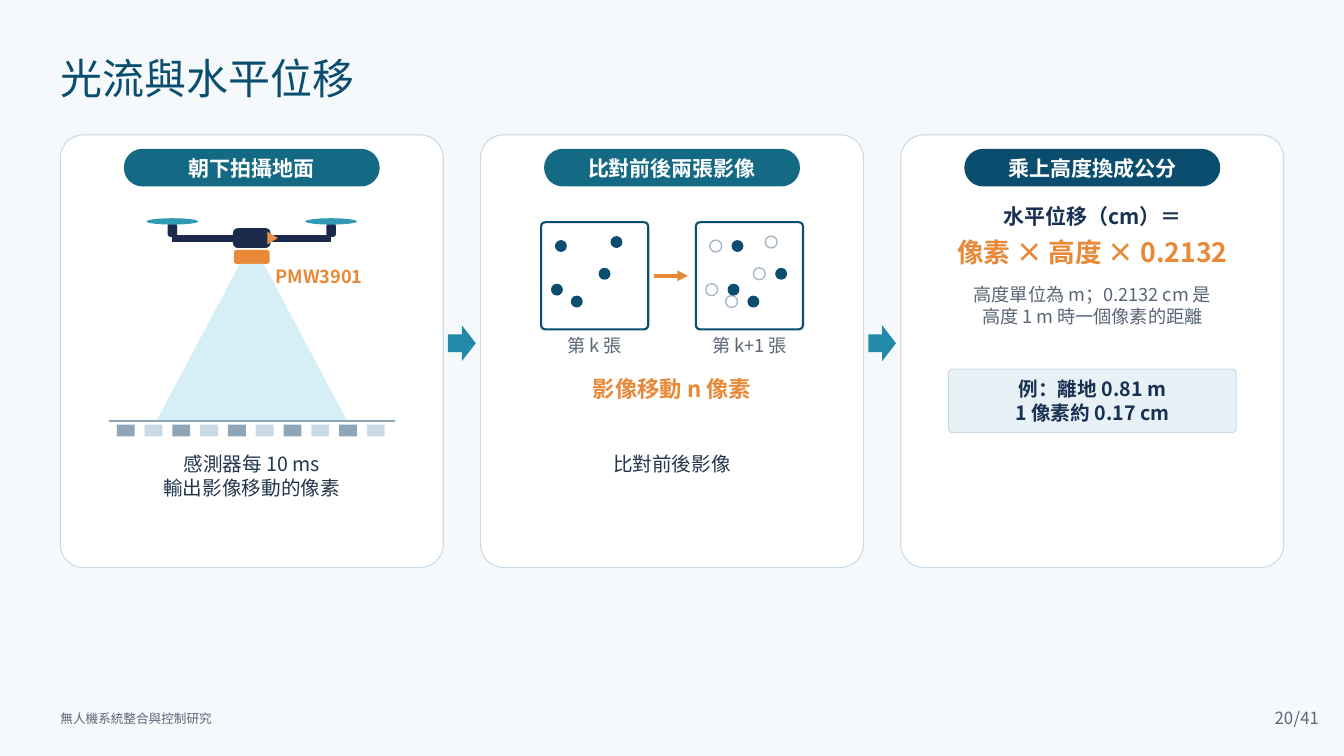
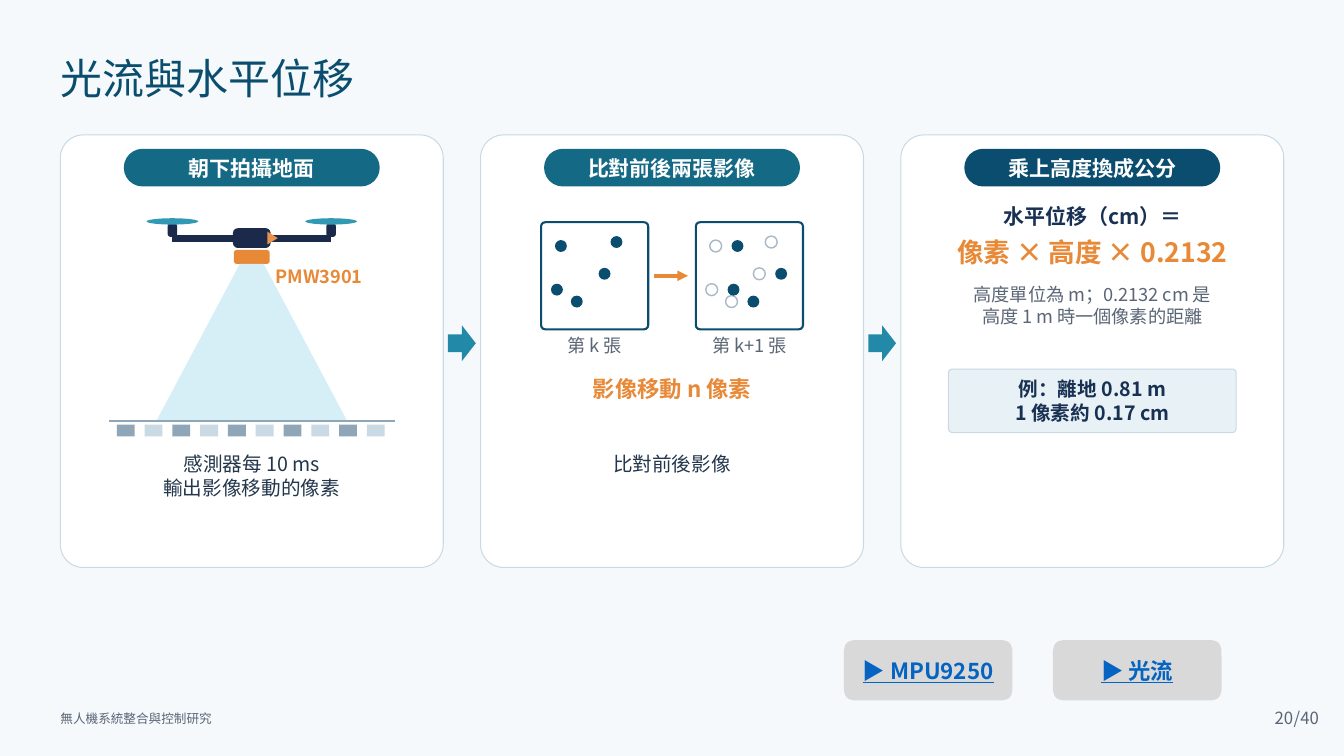
Before and after one commit to lingken1028/-, a slide deck: slide 20 of 無人機系統整合與控制研究_口試簡報 2.pptx. Drawn at 1344x756 pixels with LibreOffice and Linux fonts; fonts in the diff are those of the drawing. Boxes give left, top, right and bottom in pixels: in the first picture for what was removed or moved away, otherwise in the second. Text is boxed around its words. In the diff, an @@ line names an element or a change of style, - is before the commit and + after.

```diff
--- a/無人機系統整合與控制研究_口試簡報 2.pptx
+++ b/無人機系統整合與控制研究_口試簡報 2.pptx
@@ rounded rectangle added at (844, 640, 1012, 701), fill #D9D9D9, 16 pt, text #0563C1, bold, underline @@
+▶ MPU9250
@@ rounded rectangle added at (1054, 640, 1222, 701), fill #D9D9D9, 16 pt, text #0563C1, bold, underline @@
+▶ 光流
@@ text at (1294, 711, 1319, 727): text changed @@
-/41
+/40
```
Also in this commit, not shown: 79 other slides changed, 3 slides added.
